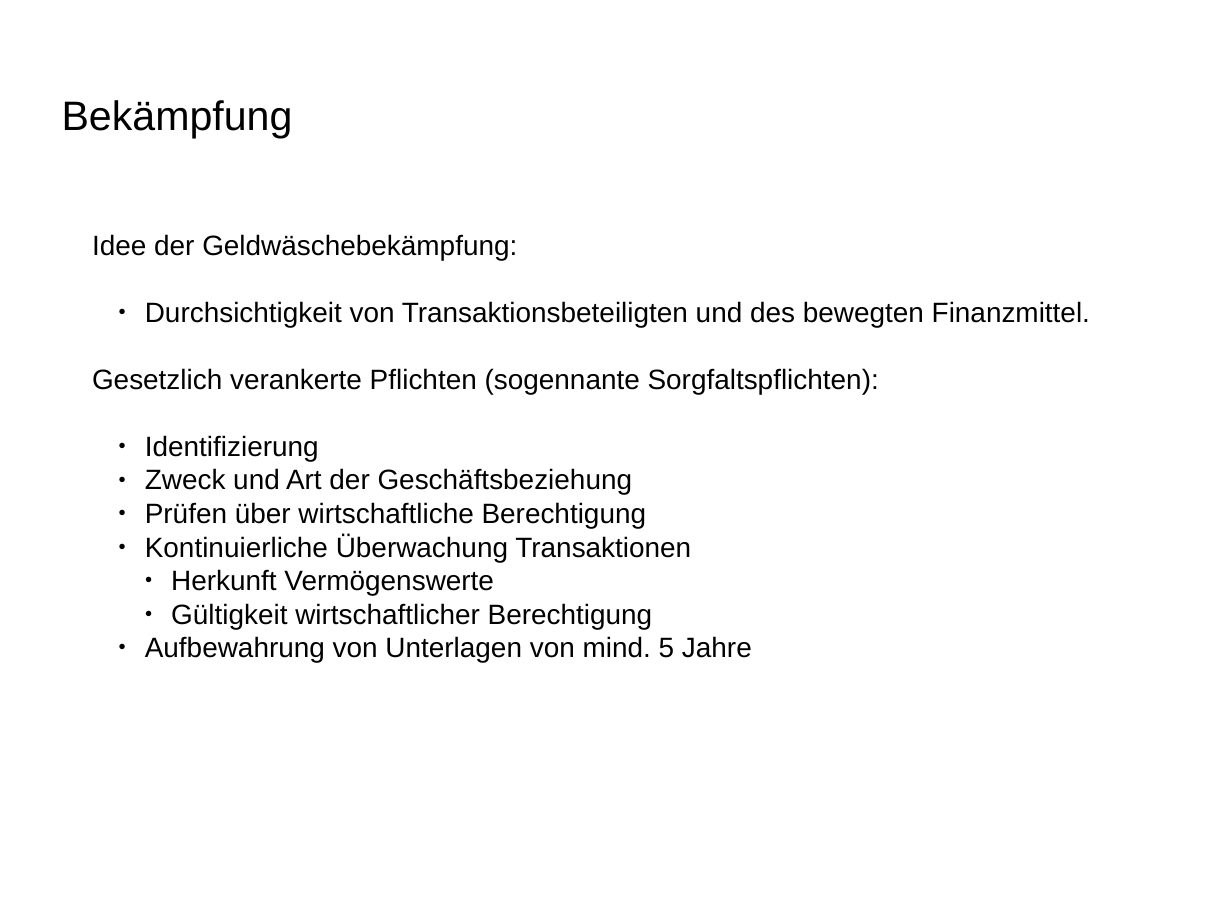
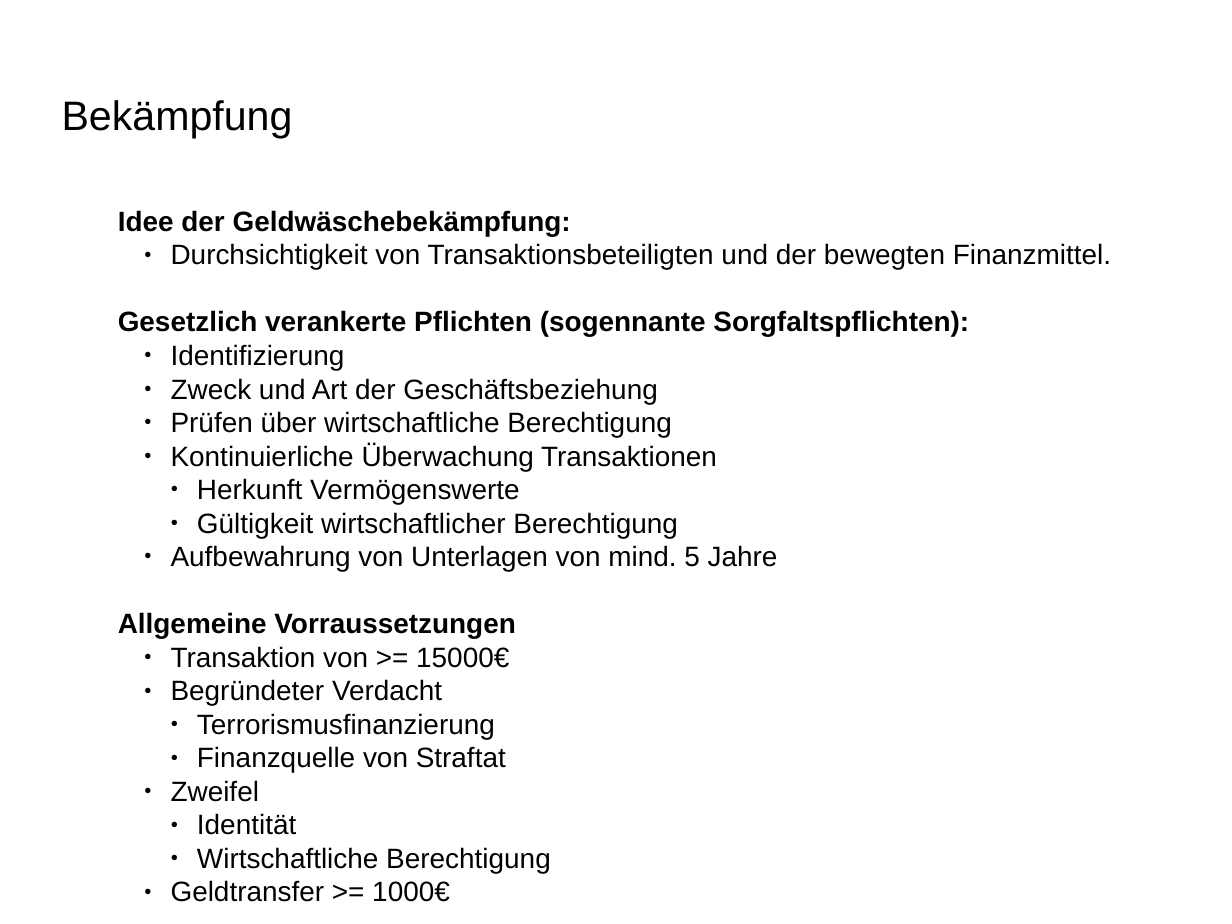
Before and after one commit to BlurryRoots/BW1, a slide deck: slide 3 of presentation/presentation.odp (slide 4 before the commit). Drawn at 1232x924 pixels with LibreOffice and Linux fonts; fonts in the diff are those of the drawing; background and template pictures are left out. Boxes give left, top, right and bottom in pixels: in the first picture for what was removed or moved away, otherwise in the second. Text is boxed around its words. In the diff, an @@ line names an element or a change of style, - is before the commit and + after.

Commit message:
presentation

```diff
--- a/presentation/presentation.odp
+++ b/presentation/presentation.odp
@@ text "Idee der Geldwäschebekämpfung:": place and size @@
-text "Idee der Geldwäschebekämpfung:" at [92, 234, 1090, 662]
+text "Idee der Geldwäschebekämpfung:" at [118, 210, 1111, 873]
@@ text at [118, 210, 969, 337]: bold on in "Idee der Geldwäschebekämpfung:", "Gesetzlich verankerte Pflichten (sogennante Sorgfaltspflicht ..." @@
@@ text at [171, 243, 1111, 270]: text changed @@
-  ● Durchsichtigkeit von Transaktionsbeteiligten und des bewegten Finanzmittel.
+  ● Durchsichtigkeit von Transaktionsbeteiligten und der bewegten Finanzmittel.
@@ text at [118, 612, 551, 873]: paragraphs added @@
+Allgemeine Vorraussetzungen
+  ● Transaktion von >= 15000€
+  ● Begründeter Verdacht
+    ● Terrorismusfinanzierung
+    ● Finanzquelle von Straftat
+  ● Zweifel
+    ● Identität
+    ● Wirtschaftliche Berechtigung
+  ● Geldtransfer >= 1000€
```
Also in this commit, not shown: 4 other slides changed, 2 slides added, 4 slides removed.
